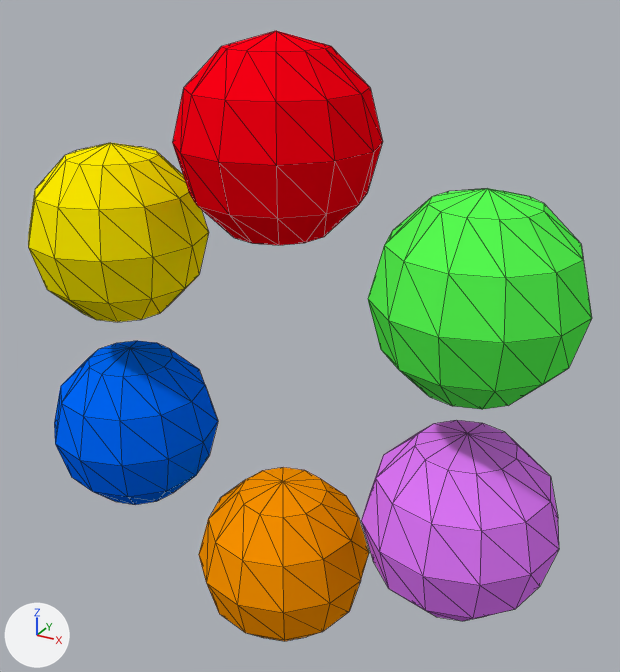
Before and after pictures for a commit that changed the Blender file assets/Archipelago Minicon.blend.
Both versions are drawn from a 50 mm camera at (1.059, -1.767, 1.849) aimed at (0.05, 0.068, 0.931). The lights are fixed; the arrows at lower left show +X, +Y and +Z. The older version comes first. Mesh edges are drawn as thin lines.

Objects in the first picture: 'N10_Red', 'N11_Yellow', 'N12_Blue', 'N13_Orange', 'N14_Purple', 'N15_Green'.
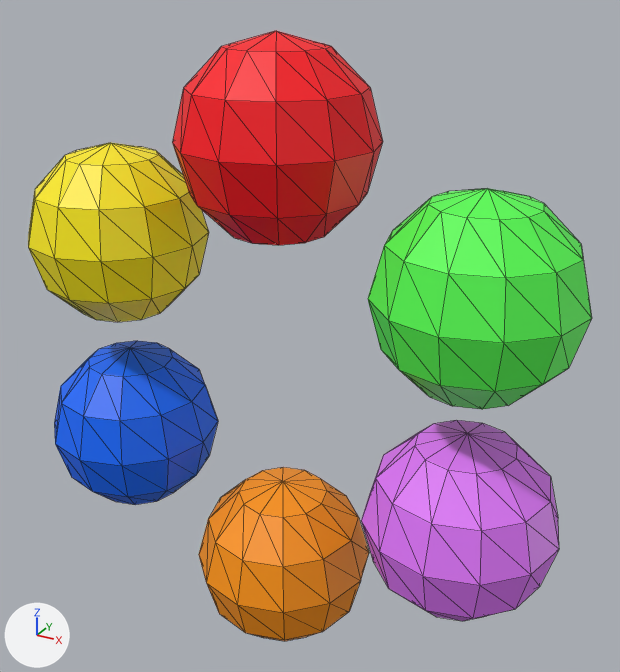
Commit message: Updated Minicon Files

Changed parts and their boxes [x1, y1, x2, y2] in the pictures (620 x 672 px; the box of a moved part takes in the faces that stretch with it):
part 1 of me_m5_yellow_geo, moved or reshaped: [28, 233, 209, 322] in both
part 2 of me_m5_yellow_geo, surface changed: [28, 143, 209, 322] in both
part 3 of me_m6_blue_geo, moved or reshaped: [55, 422, 218, 505] in both
part 4 of me_m6_blue_geo, surface changed: [54, 341, 218, 505] in both
part 5 of me_m7_orange_geo, moved or reshaped: [207, 581, 361, 641] in both
part 6 of me_m7_orange_geo, surface changed: [199, 467, 369, 641] in both
part 7 of me_m8_purple_geo, moved or reshaped: [361, 521, 558, 621] in both
part 8 of me_m8_purple_geo, surface changed: [361, 420, 559, 576] in both
part 9 of me_m9_green_geo, moved or reshaped: [368, 300, 591, 409] in both
part 10 of me_m9_green_geo, surface changed: [368, 188, 592, 409] in both
part 11 of me_m4_red_geo, moved or reshaped: [173, 142, 383, 245] in both
part 12 of me_m4_red_geo, surface changed (lighter): [172, 31, 383, 245] in both

The edits, one by one:
Material 'M33_Element0' (mat_m33_element0) is new.
Its texture is img_redsphere.
Material 'M32_Element0' (mat_m32_element0) is new.
Its texture is img_greensphere.
Material 'M31_Element0' (mat_m31_element0) is new.
Its texture is img_purplesphere.
Material 'M30_Element0' (mat_m30_element0) is new.
Its texture is img_orangesphere.
Material 'M29_Element0' (mat_m29_element0) is new.
Its texture is img_bluesphere.
Material 'M28_Element0' (mat_m28_element0) is new.
Its texture is img_yellowsphere.
me_m5_yellow_geo has 62 vertices, 120 faces and spans x -0.77..-0.27, y -0.25..0.25, z 0.9..1.4.
me_m5_yellow_geo is used by ob_n11_yellow; location (0.0, 0.0, 0.0).
me_m5_yellow_geo no longer uses material mat_m5_element0 (picture img_yellowsphere).
Part 1, on me_m5_yellow_geo:
60 faces are deleted.
60 new faces join them.
me_m5_yellow_geo part 2: 120 kept faces spanning x -0.77..-0.27, y -0.25..0.25, z 0.9..1.4 get new texture (UV) coordinates.
me_m5_yellow_geo gains material mat_m28_element0 (picture img_yellowsphere).
me_m6_blue_geo has 62 vertices, 120 faces and spans x -0.77..-0.27, y -0.25..0.25, z 0.3..0.8.
me_m6_blue_geo is used by ob_n12_blue; location (0.0, 0.0, 0.0).
me_m6_blue_geo no longer uses material mat_m6_element0 (picture img_bluesphere).
Part 3, on me_m6_blue_geo:
60 faces are deleted.
60 new faces join them.
me_m6_blue_geo part 4: 120 kept faces spanning x -0.77..-0.27, y -0.25..0.25, z 0.3..0.8 get new texture (UV) coordinates.
me_m6_blue_geo gains material mat_m29_element0 (picture img_bluesphere).
me_m7_orange_geo has 62 vertices, 120 faces and spans x -0.25..0.25, y -0.25..0.25, z 0.0..0.5.
me_m7_orange_geo is used by ob_n13_orange; location (0.0, 0.0, 0.0).
me_m7_orange_geo no longer uses material mat_m7_element0_002 (picture img_orangesphere).
Part 5, on me_m7_orange_geo:
60 faces are deleted.
60 new faces join them.
me_m7_orange_geo part 6: 120 kept faces spanning x -0.25..0.25, y -0.25..0.25, z 0.0..0.5 get new texture (UV) coordinates.
me_m7_orange_geo gains material mat_m30_element0 (picture img_orangesphere).
me_m8_purple_geo has 62 vertices, 120 faces and spans x 0.27..0.77, y -0.25..0.25, z 0.3..0.8.
me_m8_purple_geo is used by ob_n14_purple; location (0.0, 0.0, 0.0).
me_m8_purple_geo no longer uses material mat_m8_element0_002 (picture img_purplesphere).
Part 7, on me_m8_purple_geo:
60 faces are deleted.
60 new faces join them.
me_m8_purple_geo part 8: 120 kept faces spanning x 0.27..0.77, y -0.25..0.25, z 0.3..0.8 get new texture (UV) coordinates.
me_m8_purple_geo gains material mat_m31_element0 (picture img_purplesphere).
me_m9_green_geo has 62 vertices, 120 faces and spans x 0.27..0.77, y -0.25..0.25, z 0.9..1.4.
me_m9_green_geo is used by ob_n15_green; location (0.0, 0.0, 0.0).
me_m9_green_geo no longer uses material mat_m9_element0_001 (picture img_greensphere).
Part 9, on me_m9_green_geo:
60 faces are deleted.
60 new faces join them.
me_m9_green_geo part 10: 119 kept faces spanning x 0.27..0.77, y -0.25..0.25, z 0.9..1.4 get new texture (UV) coordinates.
me_m9_green_geo gains material mat_m32_element0 (picture img_greensphere).
me_m4_red_geo has 62 vertices, 120 faces and spans x -0.25..0.25, y -0.25..0.25, z 1.2..1.7.
me_m4_red_geo is used by ob_n10_red; location (0.0, 0.0, 0.0).
me_m4_red_geo no longer uses material mat_m4_element0 (picture img_redsphere).
Part 11, on me_m4_red_geo:
60 faces are deleted.
60 new faces join them.
me_m4_red_geo part 12: 120 kept faces spanning x -0.25..0.25, y -0.25..0.25, z 1.2..1.7 get new texture (UV) coordinates.
me_m4_red_geo gains material mat_m33_element0 (picture img_redsphere).
